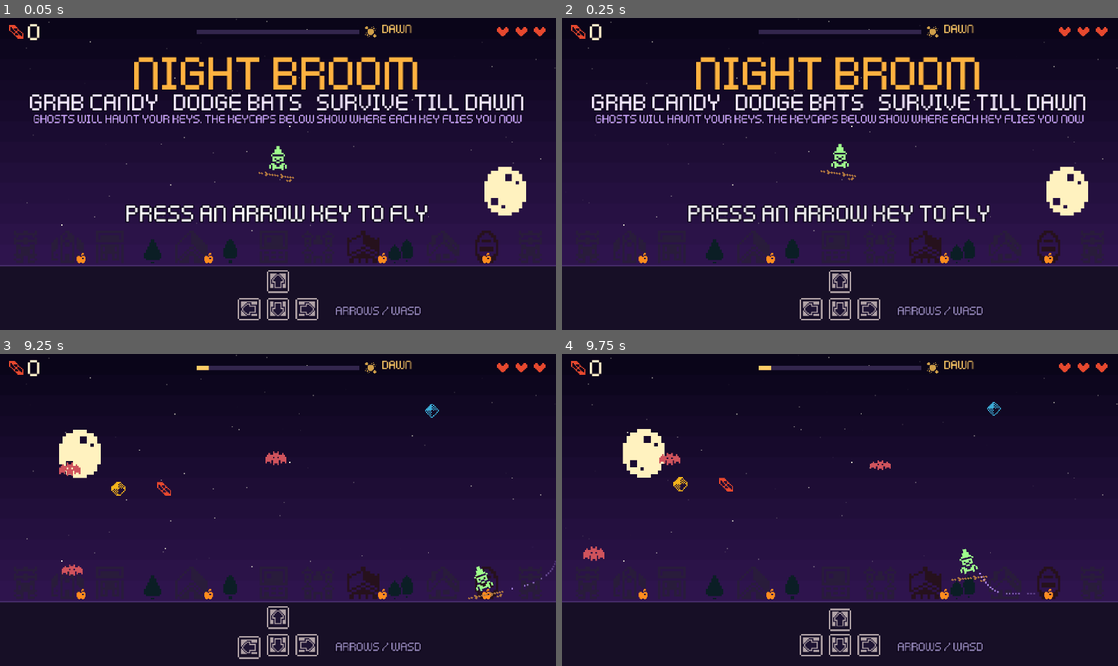
Above: before the commit, frames 1-4 (two rows, left to right).
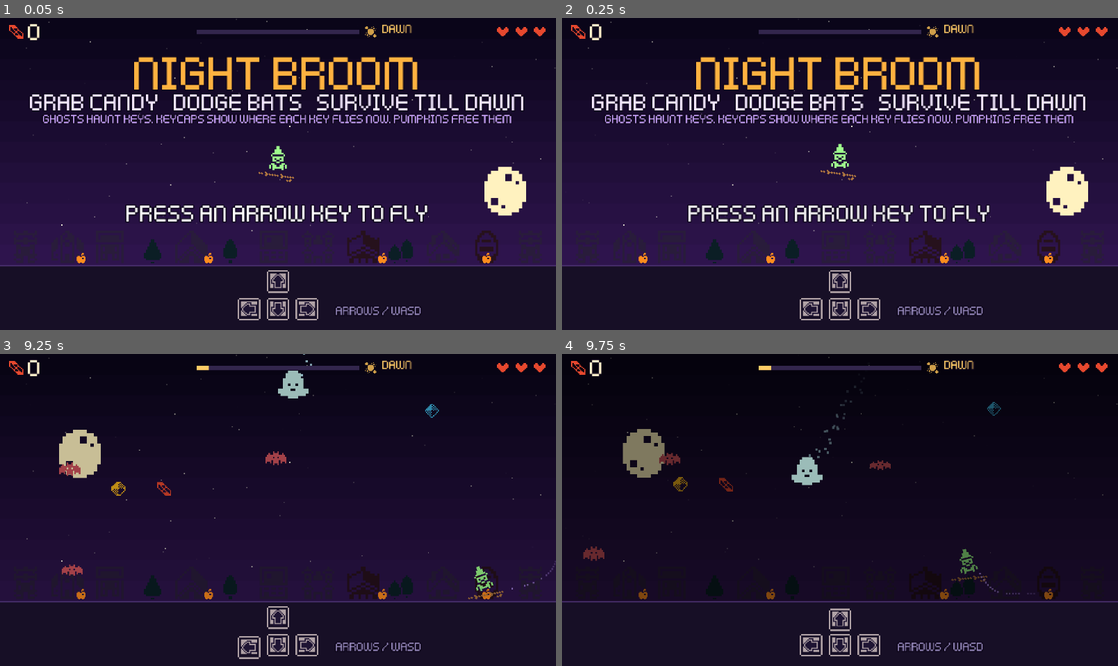
Above: after the commit, the same moments.

Repository: Harindulk/night-broom
Game: Godot game, scene res://main.tscn
Same seed, same stepped clock (60 frames per second), same inputs: the game is played once before the commit and once after it.
Inputs:
- Up to frame 1 (0.05 s): no input
- Up to frame 2 (0.25 s): no input
- Up to frame 3 (9.25 s): tap Enter at 0.5 s; hold Right 0.53-1.28 s; hold Down 1.28-2.03 s; hold Right 2.03-2.78 s; hold Up 2.78-3.53 s; hold Left 3.53-5.03 s; hold Down 5.03-5.78 s; hold Right 5.78-6.53 s; hold Up 6.53-7.28 s; hold Right 7.28-8.03 s; hold Down 8.03-8.78 s; hold Left from 8.78 s (still down)
- Up to frame 4 (9.75 s): release Left at 9.53 s; hold Up from 9.53 s (still down)

The runs differ from the first frame. In frame 1, 1.5% of the frame differs, in the area x 6-94%, y 30-34%; in frame 2, 1.5%; in frame 3, 1.9%; in frame 4, 46%, in the area x 0-100%, y 0-80%.

Commit message:
Teach the first haunt and first pumpkin in the opening 10-15 s
First ghost (~8.5 s, only when no bat is near the witch): bigger, slower
flight with a particle trail while the sky dims so the eye follows it to
the keycap. On arrival the arrow swings old->new (no extra spin), time
slows longer, and a one-time '<KEY> key now flies' + arrow-tile pop
follows the witch. First pumpkin spawns within reach in a direction the
player can still fly, with a 'GRAB! FREES KEYS' tag and an arrow pointer
by the witch; every pumpkin sparkles and gently pulls in when close.
Pumpkin tag moved above the sprite (was over the village). Tightened the
title explainer so it fits. Clamp the keycap press lerp so slow frames
no longer fling the caps off screen.

Diff:
--- a/main.gd
+++ b/main.gd
@@ -15,6 +15,7 @@
 const DIR_ROT := [0.0, PI, -PI / 2, PI / 2]
 const KEYS := [[KEY_UP, KEY_W], [KEY_DOWN, KEY_S], [KEY_LEFT, KEY_A], [KEY_RIGHT, KEY_D]]
 const OPPOSITE := [1, 0, 3, 2]
+const KEY_NAMES := ["UP", "DOWN", "LEFT", "RIGHT"]
 # inverted-T keycap layout, screen space
 const KEY_POS := [Vector2(240, 228), Vector2(240, 252), Vector2(215, 252), Vector2(265, 252)]
 
@@ -57,9 +58,12 @@
 var stars: Array = []
 
 var bat_timer := 2.0
-var haunt_timer := 11.0
+var haunt_timer := 8.5
 var pumpkin_timer := 4.0
 var first_haunt_done := false
+var first_pumpkin_done := false
+var teach_tip: Node2D      # one-time "UP key now flies ⬇" pop by the witch
+var dim_play: ColorRect    # spotlight: dims the sky while the first ghost takes a key
 var shake := 0.0
 var combo := 0
 var combo_t := 0.0
@@ -222,6 +226,11 @@
 
 
 func _build_hud() -> void:
+	dim_play = ColorRect.new()
+	dim_play.color = Color(0, 0, 0, 0)
+	dim_play.size = Vector2(W, GROUND_Y)
+	dim_play.mouse_filter = Control.MOUSE_FILTER_IGNORE
+	hud.add_child(dim_play)
 	# ground strip that holds the keyboard
 	var ground := ColorRect.new()
 	ground.color = Color(0.09, 0.06, 0.15)
@@ -283,7 +292,7 @@
 	hud.add_child(title_box)
 	centered(label("NIGHT BROOM", 32, Color(1, 0.7, 0.25), title_box), 26)
 	centered(label("grab candy   dodge bats   survive till dawn", 16, Color(0.95, 0.9, 1), title_box), 62)
-	centered(label("ghosts will haunt your keys. the keycaps below show where each key flies you NOW", 8, Color(0.8, 0.65, 1), title_box), 82)
+	centered(label("ghosts haunt keys. keycaps show where each key flies NOW. pumpkins free them", 8, Color(0.8, 0.65, 1), title_box), 82)
 	lbl_hint = label("press an arrow key to fly", 16, Color(1, 1, 1), title_box)
 	centered(lbl_hint, 158)
 	# end
@@ -346,9 +355,11 @@
 			e.node.queue_free()
 		arr.clear()
 	bat_timer = 2.5
-	haunt_timer = 11.0
+	haunt_timer = 8.5  # first ghost launches ~8.5 s in (if no bat is near), lands ~10.5 s
 	pumpkin_timer = 4.0
 	first_haunt_done = false
+	first_pumpkin_done = false
+	dim_play.color.a = 0.0
 	for i in 3:
 		_spawn_candy()
 	_refresh_hud()
@@ -368,6 +379,7 @@
 	lbl_end_title.label_settings.font_size = 32 if did_win else 24
 	lbl_end_score.text = "candy %d     best %d" % [candy, best]
 	end_box.visible = true
+	dim_play.color.a = 0.0
 	if did_win:
 		play("dawn")
 		burst(witch.position, Color(1, 0.8, 0.4), 40, 140)
@@ -452,6 +464,8 @@
 		particles.append({"p": witch.position + Vector2(-sign(vel.x + 0.01) * 10, 6), "v": -vel * 0.2 + Vector2(0, 10), "life": 0.5, "max": 0.5, "c": Color(0.75, 0.6, 1.0), "s": 1.5})
 	invuln = max(invuln - dt, 0.0)
 	witch.modulate.a = 0.35 if invuln > 0 and int(invuln * 20) % 2 == 0 else 1.0
+	if is_instance_valid(teach_tip):
+		teach_tip.position = Vector2(clampf(witch.position.x, 70, W - 70), maxf(witch.position.y - 30, 46))
 	_update_candies(dt)
 	_update_bats(dt)
 	_update_pumpkins(dt)
@@ -548,21 +562,43 @@
 		if pumpkin_timer <= 0:
 			pumpkin_timer = 7.0
 			var s := spr(33, 18, C_PUMPKIN, world, true)
-			s.position = Vector2(randf_range(40, W - 40), randf_range(PLAY_TOP + 20, PLAY_BOTTOM - 20))
+			var first := not first_pumpkin_done
+			first_pumpkin_done = true
+			if first:  # teach: the first pumpkin lands within reach, with an arrow pointing at it
+				var reach: Vector2 = DIRS[key_map[randi() % 4]]  # a direction the haunted keys can still fly
+				s.position = witch.position + reach * 85 + reach.orthogonal() * randf_range(-30, 30)
+			else:
+				s.position = Vector2(randf_range(40, W - 40), randf_range(PLAY_TOP + 20, PLAY_BOTTOM - 20))
+			s.position = s.position.clamp(Vector2(40, PLAY_TOP + 20), Vector2(W - 40, PLAY_BOTTOM - 20))
 			s.scale = Vector2.ZERO
 			create_tween().tween_property(s, "scale", Vector2(1.4, 1.4), 0.4).set_trans(Tween.TRANS_BACK).set_ease(Tween.EASE_OUT)
-			var tag := label("FREES KEYS", 8, Color(1, 0.8, 0.5), s)
-			tag.position = Vector2(-22, 8)
-			tag.scale = Vector2(0.72, 0.72)
-			pumpkins.append({"node": s, "life": 9.0})
+			var tag := label("GRAB! FREES KEYS" if first else "FREES KEYS", 8, Color(1, 0.8, 0.5), s)
+			tag.position = Vector2(-34 if first else -22, -21)
+			tag.scale = Vector2(1, 1) if first else Vector2(0.72, 0.72)
+			var ptr: Sprite2D = null
+			if first:
+				ptr = spr(28, 21, C_PUMPKIN, world, true)
+				ptr.z_index = 4
+				ptr.scale = Vector2(1.6, 1.6)
+			pumpkins.append({"node": s, "life": 12.0 if first else 9.0, "ptr": ptr})
 	for p in pumpkins.duplicate():
 		p.life -= dt
 		p.node.rotation = sin(t * 5) * 0.15
 		p.node.modulate = C_PUMPKIN.lightened(0.25 + 0.25 * sin(t * 8))
 		if p.life < 2.0:
 			p.node.visible = int(p.life * 10) % 2 == 0
-		if p.node.position.distance_to(witch.position) < 15:
+		var to_p: Vector2 = p.node.position - witch.position
+		if randf() < 0.35:  # sparkle: reads as "pick me up"
+			particles.append({"p": p.node.position + Vector2(randf_range(-11, 11), randf_range(-11, 11)), "v": Vector2(0, -25), "life": 0.5, "max": 0.5, "c": Color(1, 0.95, 0.6), "s": 1.5})
+		if to_p.length() < 55:  # gentle pull toward the witch
+			p.node.position = p.node.position.move_toward(witch.position, 50 * dt)
+		if p.ptr:
+			p.ptr.position = witch.position + to_p.normalized() * (26 + sin(t * 8) * 3)
+			p.ptr.rotation = to_p.angle() + PI / 2
+		if to_p.length() < 15:
 			pumpkins.erase(p)
+			if p.ptr:
+				p.ptr.queue_free()
 			play("exorcise")
 			burst(p.node.position, C_PUMPKIN, 26, 130)
 			popup("+3", p.node.position, C_PUMPKIN)
@@ -578,6 +614,8 @@
 			_refresh_hud()
 		elif p.life <= 0:
 			pumpkins.erase(p)
+			if p.ptr:
+				p.ptr.queue_free()
 			p.node.queue_free()
 
 
@@ -593,7 +631,8 @@
 	for k in 4:
 		if key_caps[k].haunt > 0:
 			active += 1
-	if haunt_timer <= 0 and active < _max_haunts():
+	var calm: bool = first_haunt_done or bats.all(func(b): return b.node.position.distance_to(witch.position) > 90)
+	if haunt_timer <= 0 and active < _max_haunts() and calm:
 		haunt_timer = lerp(9.0, 4.5, t / NIGHT_LEN)
 		var free_keys := []
 		for k in 4:
@@ -615,13 +654,22 @@
 	var g := spr(27, 8, C_GHOST, hud)
 	g.z_index = 10
 	g.position = Vector2(randf_range(60, W - 60), -16)
-	g.scale = Vector2(1.6, 1.6)
+	var first := not first_haunt_done
+	g.scale = Vector2(2.2, 2.2) if first else Vector2(1.6, 1.6)
 	play("haunt", 1.0, -2)
 	var mid := Vector2(lerp(g.position.x, KEY_POS[k].x, 0.5) + randf_range(-80, 80), 120)
+	var d1 := 1.1 if first else 0.55
+	var d2 := 0.8 if first else 0.5
+	if first:
+		create_tween().tween_property(dim_play, "color:a", 0.5, 0.5)
+		create_tween().tween_method(func(_v: float):
+			if is_instance_valid(g):
+				particles.append({"p": g.position + Vector2(randf_range(-6, 6), randf_range(-6, 6)), "v": Vector2(0, 15), "life": 0.6, "max": 0.6, "c": C_GHOST, "s": 2.0}),
+			0.0, 1.0, d1 + d2)
 	var tw := create_tween()
-	tw.tween_property(g, "position", mid, 0.55).set_trans(Tween.TRANS_SINE).set_ease(Tween.EASE_OUT)
-	tw.tween_property(g, "position", KEY_POS[k] + Vector2(14, -13), 0.5).set_trans(Tween.TRANS_BACK).set_ease(Tween.EASE_IN)
-	tw.parallel().tween_property(g, "scale", Vector2.ONE, 0.5)
+	tw.tween_property(g, "position", mid, d1).set_trans(Tween.TRANS_SINE).set_ease(Tween.EASE_OUT)
+	tw.tween_property(g, "position", KEY_POS[k] + Vector2(14, -13), d2).set_trans(Tween.TRANS_BACK).set_ease(Tween.EASE_IN)
+	tw.parallel().tween_property(g, "scale", Vector2.ONE, d2)
 	tw.tween_callback(func():
 		g.queue_free()
 		flying_ghosts -= 1
@@ -644,7 +692,11 @@
 	kc.bar.visible = true
 	kc.base.modulate = C_HAUNT.darkened(0.15)
 	var tw := create_tween()
-	tw.tween_property(kc.icon, "rotation", DIR_ROT[nd] + TAU, 0.3).from(DIR_ROT[cur]).set_trans(Tween.TRANS_CUBIC).set_ease(Tween.EASE_OUT)
+	if first_haunt_done:
+		tw.tween_property(kc.icon, "rotation", DIR_ROT[nd] + TAU, 0.3).from(DIR_ROT[cur]).set_trans(Tween.TRANS_CUBIC).set_ease(Tween.EASE_OUT)
+	else:
+		tw.set_ignore_time_scale(true)
+		tw.tween_property(kc.icon, "rotation", DIR_ROT[nd], 0.9).from(DIR_ROT[cur]).set_trans(Tween.TRANS_BACK).set_ease(Tween.EASE_OUT).set_delay(0.3)
 	var tw2 := create_tween()
 	tw2.tween_property(kc.cap, "scale", Vector2(1.9, 1.9), 0.12).set_ease(Tween.EASE_OUT)
 	tw2.tween_property(kc.cap, "scale", Vector2.ONE, 0.35).set_trans(Tween.TRANS_ELASTIC).set_ease(Tween.EASE_OUT)
@@ -660,7 +712,30 @@
 	if not first_haunt_done:
 		first_haunt_done = true
 		pumpkin_timer = 1.5
-		hitstop(0.5, 0.25)  # teach: slow time the first time a key gets possessed
+		hitstop(1.4, 0.25)  # teach: slow time the first time a key gets possessed
+		create_tween().set_ignore_time_scale(true).tween_property(dim_play, "color:a", 0.0, 0.6).set_delay(2.2)
+		_teach_tip(k, nd)
+
+
+func _teach_tip(k: int, nd: int) -> void:
+	teach_tip = Node2D.new()
+	teach_tip.z_index = 11
+	teach_tip.scale = Vector2.ZERO
+	hud.add_child(teach_tip)
+	var l := label("%s key now flies" % KEY_NAMES[k], 8, Color(1, 1, 1), teach_tip)
+	l.horizontal_alignment = HORIZONTAL_ALIGNMENT_RIGHT
+	l.position = Vector2(-120, -8)
+	l.size = Vector2(130, 0)
+	var a := spr(28, 21, C_HAUNT.lightened(0.35), teach_tip, true)
+	a.rotation = DIR_ROT[nd]
+	a.position = Vector2(24, 0)
+	a.scale = Vector2(1.6, 1.6)
+	var tw := create_tween().set_ignore_time_scale(true)
+	tw.tween_property(teach_tip, "scale", Vector2.ONE, 0.4).set_trans(Tween.TRANS_BACK).set_ease(Tween.EASE_OUT).set_delay(0.5)
+	tw.tween_property(a, "scale", Vector2(2.2, 2.2), 0.12)
+	tw.tween_property(a, "scale", Vector2(1.6, 1.6), 0.3).set_trans(Tween.TRANS_ELASTIC).set_ease(Tween.EASE_OUT)
+	tw.tween_property(teach_tip, "modulate:a", 0.0, 0.5).set_delay(3.2)
+	tw.tween_callback(teach_tip.queue_free)
 
 
 func _unhaunt(k: int, fx_on: bool) -> void:
@@ -682,7 +757,7 @@
 	for k in 4:
 		var kc: Dictionary = key_caps[k]
 		var target := Vector2(0, 2) if key_down[k] else Vector2.ZERO
-		kc.base.position = kc.base.position.lerp(target, 30 * dt)
+		kc.base.position = kc.base.position.lerp(target, minf(30 * dt, 1.0))  # clamp: slow frames made caps fly off
 		kc.icon.position = kc.base.position
 		if kc.haunt > 0:
 			kc.ghost.position = Vector2(14, -13 + sin(t * 6 + k) * 2)
